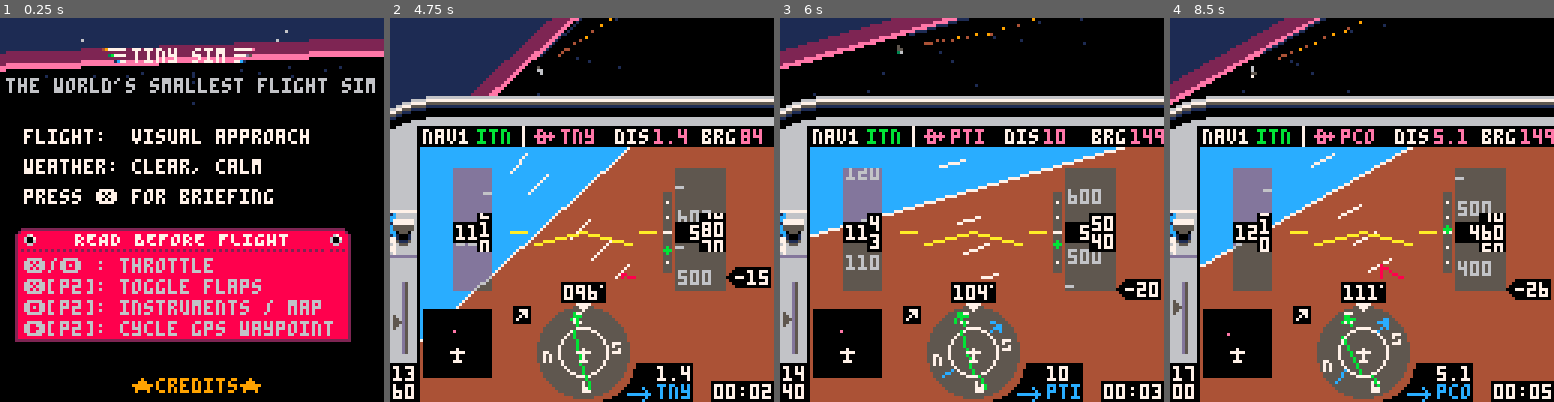
Above: before the commit, frames 1-4 (left to right).
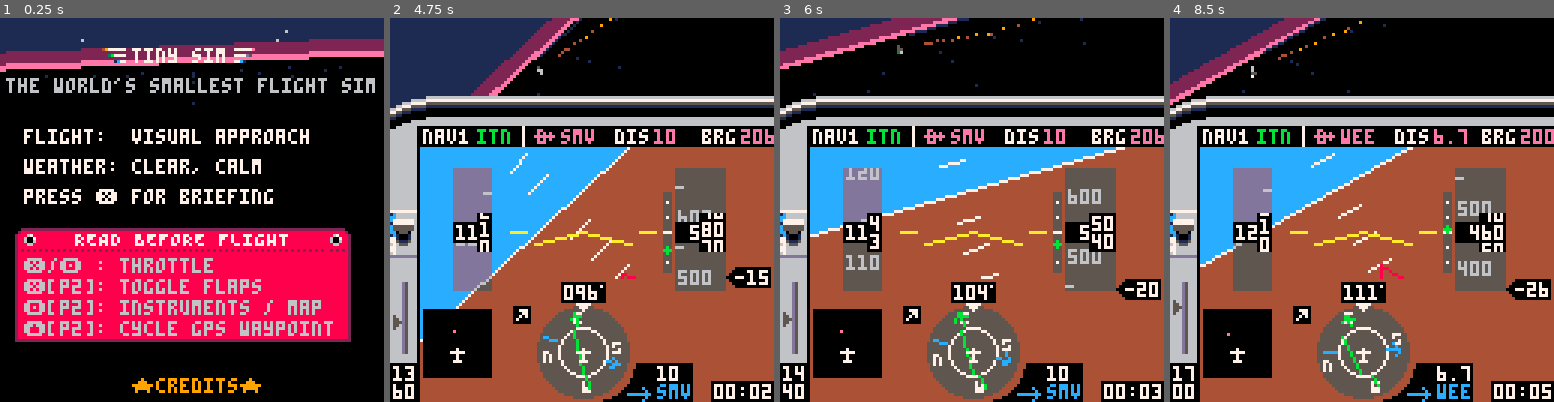
Above: after the commit, the same moments.

Repository: freds72/tiny_sim
Game: PICO-8 cartridge carts/tinysim.p8
Two runs of this game, one before a commit and one after it. Both use one fixed random seed, a clock stepped at 60 frames per second and the inputs below.
Inputs:
- Up to frame 1 (0.25 s): no input
- Up to frame 2 (4.75 s): tap O (Z key) at 0.33, 0.7, 1.43, 2.22, 3.1, 3.98 s; tap X (X key) at 1.07, 2.07, 2.4, 2.73, 3.07, 3.4, 3.73, 4.07, 4.4, 4.73 s; hold Left 1.97-2.37 s; hold P2 Right 1.97-2.37 s; hold Down 2.42-2.82 s; hold P2 Up 2.42-2.82 s; hold Right 2.87-3.53 s; hold P2 Left 2.87-3.53 s; hold Up 3.58-4.08 s; hold P2 Down 3.58-4.08 s; hold Right 4.13-4.53 s; hold P2 Left 4.13-4.53 s; hold Down from 4.58 s (still down); hold P2 Up from 4.58 s (still down)
- Up to frame 3 (6 s): tap O (Z key) at 4.87, 5.75 s; tap X (X key) at 5.07, 5.4, 5.73 s; release Down at 5.08 s; release P2 Up at 5.08 s; hold Left 5.13-5.8 s; hold P2 Right 5.13-5.8 s; hold Up from 5.85 s (still down); hold P2 Down from 5.85 s (still down)
- Up to frame 4 (8.5 s): tap X (X key) every 0.33 s from 6.07 to 8.4 s; release Up at 6.18 s; release P2 Down at 6.18 s; hold Left 6.23-6.63 s; hold P2 Right 6.23-6.63 s; tap O (Z key) at 6.63, 7.52, 8.4 s; hold Down 6.68-7.08 s; hold P2 Up 6.68-7.08 s; hold Right 7.13-7.8 s; hold P2 Left 7.13-7.8 s; hold Up 7.85-8.35 s; hold P2 Down 7.85-8.35 s; hold Right from 8.4 s (still down); hold P2 Left from 8.4 s (still down)

The runs differ from the first frame. In frame 1, less than 0.1% of the frame differs, in the area x 7-11%, y 79-83%; in frame 2, 0.6%, in the area x 39-100%, y 28-100%; in frame 3, 0.6%; in frame 4, 0.6%.

Commit message:
release version

Diff:
--- a/carts/tinysim.p8
+++ b/carts/tinysim.p8
@@ -1,15 +1,14 @@
 pico-8 cartridge // http://www.pico-8.com
 version 16
 __lua__
--- tiny sim 0.90
+-- tiny sim
 -- @yellowbaron, 3d engine @freds72
 -- 3d math portions from threejs
 
 -- json globals
 -- ❎ = x   = 4
--- ❎ = x   = 4
--- ❎ = x   = 4
 -- 🅾️ = z/c = 5
+-- ⬆️
 local _tok={
   ['true']=true,
   ['false']=false}
@@ -106,7 +105,7 @@
   end
 end
 
-local world=json_parse'{"scenarios":[{"name":"visual approac …(5286 unchanged characters)… ts / map",8,94]},{"fn":"print","args":["➡️[p2]: cycle gps waypoint",8,101]}],"gs" …(320 unchanged characters)…
+local world=json_parse'{"scenarios":[{"name":"visual approac …(5286 unchanged characters)… ts / map",8,94]},{"fn":"print","args":["⬆️[p2]: cycle gps waypoint",8,101]}],"gs" …(320 unchanged characters)…
 -- dither pattern 4x4 kernel
 local dither_pat=json_parse'[0xffff.8,0x7fff.8,0x7fdf.8,0x5fdf.8,0x5f5f.8,0x5b5f.8,0x5b5e.8,0x5a5e.8,0x5a5a.8,0x1a5a.8,0x1a4a.8,0x0a4a.8,0x0a0a.8,0x020a.8,0x0208.8,0x0000.8]'
 
@@ -275,7 +274,7 @@
       end
 
       -- cycle gps navigation waypoint
-      if btnp(1,1) then -- right (p2)
+      if btnp(2,1) then -- up (p2)
      		next_dto()
        -- skip non navigable entries
        while not db[dto].nav do
@@ -527,7 +526,7 @@
           ?flr((ias+0.5)/10),z,69
         else
           -- warn: minify bug
-          ?'===',22,69,7
+          ?'---',22,69,7
         end
 
         clip(34,50,8,41)
@@ -1997,92 +1996,92 @@
 0000000000000000000000000000000000000000000000000000000000000000000000000000000000000000000000020000000100000000000000000000000000000000000000000000000000000000000000000000000000000000000000000000000000000000000000000000000000000000000000000000000000000000
 0000000000000000000000000000000000000000000000000000000000000000000000000000000000000000000000000000000000000000000000000000000000000000000000000000000000000000000000000000000000000000000000000000000000000000000000000000000000000000000000000000000000000000
 __map__
-0b0c0d0d0d0d0d0d0d0d0d0d0d0d0d0d0d0d0d0d0d0d0d0d0d0d0d0d0d0d0d0d6c6d3a3a3a3a3a3a3a3a3a3a3a3a3a3a3a3a3a3a3a3a3a3a3a3a3a3a3a3a3a3a3a3a3a3a3a3a3a3a3a3a3a3a3a3a3a2f2f2f102020202020202020202020201a0000000000000000000000000000000000000000000000000000000000000000
-1b4445461d1d54551d4756571d67661d1d1d54551d1d1d071d1d1d05061d1d1d7c7d3a3a3a3a3a3a3a3a3a3a3a3a3a3a3a3a3a3a3a3a3a3a3a3a3a3a3a3a3a3a3a3a3a3a3a3a3a3a3a3a3a3a3a3a3a2f2f2f0a2f2f2f2f2f2f2f2f2f2f2f3f3f3f3f000000000000000000000000000000000000000000000000000000000000
-2b2c2d2d2d2d772d2d2d2d2d2d2d2d2d2d2d772d2d2d2d2d2d2d2d2d2d2d2d2d6e6f3a3a3a3a3a3a3a3a3a3a3a3a3a3a3a3a3a3a3a3a3a3a3a3a3a3a3a3a3a3a3a3a3a3a3a3a3a3a3a3a3a3a3a3a3a2f2f2f0a3f3f3f3f3f3f3f3f3f3f3f3f3f3f3f000000000000000000000000000000000000000000000000000000000000
-2b3c0000000000000000000000000000000000000000000000000000000000007e6f3a3a3a3a3a3a3a3a3a3a3a3a3a3a3a3a3a3a3a3a3a3a3a3a3a3a3a3a3a3a3a3a3a3a3a3a3a3a3a3a3a3a3a3a3a2f2f2f0a3f3f3f3f3f3f3f3f3f3f3f3f3f3f3f000000000000000000000000000000000000000000000000000000000000
-2b3c0000000000000000000000000000000000000000000000000000000000007e6f3a3a3a3a3a3a3a3a3a3a3a3a3a3a3a3a3a3a3a3a3a3a3a3a3a3a3a3a3a3a3a3a3a3a3a3a3a3a3a3a3a3a2f2f2f2f2f2f0a3f3f3f3f3f3f3f3f3f3f3f3f3f3f3f000000000000000000000000000000000000000000000000000000000000
-2b740000000000000000000000000000000000000000000000000000000000007e6f3a3a3a3a3a3a3a3a3a3a3a3a3a3a3a3a3a3a3a3a3a3a3a3a3a3a3a3a3a3a3a3a3a3a3a3a3a3a3a3a3a3a2f2f2f2f2f2f0a3f3f3f3f3f3f3f3f3f3f3f3f3f3f3f000000000000000000000000000000000000000000000000000000000000
-2b750000000000000000000000000000000000000000000000000000000000007e6f3a3a3a3a3a3a3a3a3a3a3a3a3a3a3a3a3a3a3a3a3a3a3a3a3a3a3a3a3a3a3a3a3a3a3a3a3a3a3a3a3a2f2f2f2f2f2f2f0a3f3f3f3f3f3f3f3f3f3f3f3f3f3f3f000000000000000000000000000000000000000000000000000000000000
+0b0c0d0d0d0d0d0d0d0d0d0d0d0d0d0d0d0d0d0d0d0d0d0d0d0d0d0d0d0d0d0d6c6d3a3a3a3a3a3a3a3a3a3a3a3a3a3a3a3a3a3a3a3a3a3a3a3a3a3a3a3a3a3a3a3a3a3a3a3a3a3a3a3a3a3a3a3a3a3a3a3a102020202020202020202020201a0000000000000000000000000000000000000000000000000000000000000000
+1b4445461d1d54551d4756571d67661d1d1d54551d1d1d071d1d1d05061d1d1d7c7d3a3a3a3a3a3a3a3a3a3a3a3a3a3a3a3a3a3a3a3a3a3a3a3a3a3a3a3a3a3a3a3a3a3a3a3a3a3a3a3a3a3a3a3a3a3a3a3a0a2f2f2f2f2f2f2f2f2f2f2f3f3f3f3f000000000000000000000000000000000000000000000000000000000000
+2b2c2d2d2d2d772d2d2d2d2d2d2d2d2d2d2d772d2d2d2d2d2d2d2d2d2d2d2d2d6e6f3a3a3a3a3a3a3a3a3a3a3a3a3a3a3a3a3a3a3a3a3a3a3a3a3a3a3a3a3a3a3a3a3a3a3a3a3a3a3a3a3a3a3a3a3a3a3a3a0a3f3f3f3f3f3f3f3f3f3f3f3f3f3f3f000000000000000000000000000000000000000000000000000000000000
+2b3c0000000000000000000000000000000000000000000000000000000000007e6f3a3a3a3a3a3a3a3a3a3a3a3a3a3a3a3a3a3a3a3a3a3a3a3a3a3a3a3a3a3a3a3a3a3a3a3a3a3a3a3a3a3a3a3a3a3a3a3a0a3f3f3f3f3f3f3f3f3f3f3f3f3f3f3f000000000000000000000000000000000000000000000000000000000000
+2b3c0000000000000000000000000000000000000000000000000000000000007e6f3a3a3a3a3a3a3a3a3a3a3a3a3a3a3a3a3a3a3a3a3a3a3a3a3a3a3a3a3a3a3a3a3a3a3a3a3a3a3a3a3a3a2f2f2f3a3a3a0a3f3f3f3f3f3f3f3f3f3f3f3f3f3f3f000000000000000000000000000000000000000000000000000000000000
+2b740000000000000000000000000000000000000000000000000000000000007e6f3a3a3a3a3a3a3a3a3a3a3a3a3a3a3a3a3a3a3a3a3a3a3a3a3a3a3a3a3a3a3a3a3a3a3a3a3a3a3a3a3a3a2f2f2f2f3a3a0a3f3f3f3f3f3f3f3f3f3f3f3f3f3f3f000000000000000000000000000000000000000000000000000000000000
+2b750000000000000000000000000000000000000000000000000000000000007e6f3a3a3a3a3a3a3a3a3a3a3a3a3a3a3a3a3a3a3a3a3a3a3a3a3a3a3a3a3a3a3a3a3a3a3a3a3a3a3a3a3a2f2f2f2f2f2f3a0a3f3f3f3f3f3f3f3f3f3f3f3f3f3f3f000000000000000000000000000000000000000000000000000000000000
 2b3c00000000000000000000000000000000000000000000000000000000000064653a3a3a3a3a3a3a3a3a3a3a3a3a3a3a3a3a3a3a3a3a3a3a3a3a3a3a3a3a3a3a3a3a3a3a3a3a3a3a3a2f2f2f2f2f2f2f2f0a3f3f3f3f3f3f3f3f3f3f3f3f3f3f3f000000000000000000000000000000000000000000000000000000000000
 2b7600000000000000000000000000000000000000000000000000000000000064653a3a3a3a3a3a3a3a3a3a3a3a3a3a3a3a3a3a3a3a3a3a3a3a3a3a3a3a3a3a3a3a3a3a3a3a3a3a3a3a2f2f2f2f2f2f2f2f0a3f3f3f3f3f3f3f3f3f3f3f3f3f3f3f000000000000000000000000000000000000000000000000000000000000
 2b760000000000000000000000000000000000000000000000000000000000003b3d3a3a3a3a3a3a3a3a3a3a3a3a3a3a3a3a3a3a3a3a3a3a3a3a3a3a3a3a3a3a3a3a3a3a3a3a3a3a3a2f2f2f2f2f2f2f2f2f0a3f3f3f3f3f3f3f3f3f3f3f3f3f3f3f000000000000000000000000000000000000000000000000000000000000
 2b760000000000000000000000000000000000000000000000000000000000003b3d3a3a3a3a3a3a3a3a3a3a3a3a3a3a3a3a3a3a3a3a3a3a3a3a3a3a3a3a3a3a3a3a3a3a3a3a3a3a2f2f2f2f2f2f2f2f2f2f0a3f3f3f3f3f3f3f3f3f3f3f3f3f3f3f000000000000000000000000000000000000000000000000000000000000
-4c4d0000000000000000000000000000000000000000000000000000000000007e6f3a3a3a3a3a3a3a3a3a3a3a3a3a3a3a3a3a3a3a3a3a3a3a3a3a3a3a3a3a3a3a3a3a3a3a3a3a2f2f2f2f2f2f2f2f2f2f2f00000000000000000000000000000000000000000000000000000000000000000000000000000000000000000000
-5c5d0000000000000000000000000000000000000000000000000000000000007e6f3a3a3a3a3a3a3a3a3a3a3a3a3a3a3a3a3a3a3a3a3a3a303a3a3a3a3a3a3a3a3a3a3a3a2f2f2f2f2f2f2f2f2f2f2f2f2f00000000000000000000000000000000000000000000000000000000000000000000000000000000000000000000
-000000000000000000000000000000000000000000000000000000000000000000003a3a3a3a3a3a3a3a3a3a3a3a3a3a3a3a3a3a3a3a3a3a3a3a3a3a3a3a3a3a3a3a3a3a3a2f2f2f2f2f2f2f2f2f2f2f2f2f00000000000000000000000000000000000000000000000000000000000000000000000000000000000000000000
-000000000000000000000000000000000000000000000000000000000000000000003a3a3a3a3a3a3a3a3a3a3a3a3a3a3a3a3a3a3a3a3a3a3a3a333a3a2f3a3a3a3a3a3a3a2f2f2f2f2f2f2f2f2f2f2f2f2f00000000000000000000000000000000000000000000000000000000000000000000000000000000000000000000
-000000000000000000000000000000000000000000000000000000000000000000003a3a3a3a3a3a3a3a3a3a3a3a3a3a3a3a3a3a3a3a3a3a3a3a3a3a2f2f3a3a3a3a3a3a3a2f2f2f2f2f2f2f2f2f2f2f2f2f00000000000000000000000000000000000000000000000000000000000000000000000000000000000000000000
-000000000000000000000000000000000000000000000000000000000000000000003a3a3a3a3a3a3a3a3a3a3a3a3a3a3a3a3a3a3a3a3a3a3a3a3a2f2f2f3a3a3a3a3a3a3a2f2f2f2f2f2f2f2f2f2f2f2f2f00000000000000000000000000000000000000000000000000000000000000000000000000000000000000000000
-000000000000000000000000000000000000000000000000000000000000000000003a3a3a3a3a3a3a3a3a3a3a3a3a303030303a3a3a3a3a3a2f2f2f2f2f3a3a3a3a3a3a3a2f2f2f2f2f2f2f2f2f2f2f2f2f00000000000000000000000000000000000000000000000000000000000000000000000000000000000000000000
-000000000000000000000000000000000000000000000000000000000000000000003a3a3a3a3a3a3a3a3a3a3a303031313130303a3a3a2f2f2f2f2f2f2f3a3a3a3a3a3a3a3a2f2f2f2f2f2f2f2f2f2f2f2f00000000000000000000000000000000000000000000000000000000000000000000000000000000000000000000
-000000000000000000000000000000000000000000000000000000000000000000003a3a3a3a3a3a3a3a3a3a30303031323231303a3a2f2f2f2f2f2f2f2f2f3a3a3a3a3a3a3a2f2f2f2f2f2f2f2f2f2f2f2f00000000000000000000000000000000000000000000000000000000000000000000000000000000000000000000
-000000000000000000000000000000000000000000000000000000000000000000003a3a3a3a3a3a3a3a3a3a30303031313131303a3a2f2f2f2f2f2f2f2f2f2f3a3a3a3a3a3a3a2f2f2f2f2f2f2f2f2f2f2f00000000000000000000000000000000000000000000000000000000000000000000000000000000000000000000
-000000000000000000000000000000000000000000000000000000000000000000003a3a3a3a3a3a3a3a3a3a3a30303031303a3a3a2f2f2f2f2f2f2f2f2f2f2f3a3a3a3a3a3a3a3a2f2f2f2f2f2f2f2f2f2f00000000000000000000000000000000000000000000000000000000000000000000000000000000000000000000
-000000000000000000000000000000000000000000000000000000000000000000003a3a3a3a3a3a3a3a3a3a3a3a3a30303a3a3a3a3a2f2f2f2f2f2f3a2f2f2f3a3a3a3a3a3a3a3a3a2f2f2f2f2f2f2f2f2f00000000000000000000000000000000000000000000000000000000000000000000000000000000000000000000
-000000000000000000000000000000000000000000000000000000000000000000003a3a3a3a3a3a3a3a3a3a3a3a3a3a303a3a3a3a3a2f2f2f2f2f2f2f2f2f2f3a3a3a3a3a3a3a3a3a2f2f2f2f2f2f2f2f2f00000000000000000000000000000000000000000000000000000000000000000000000000000000000000000000
-000000000000000000000000000000000000000000000000000000000000000000003a3a3a3a3a3a3a3a3a3a3a3a3a3a3a3a3a3a3a3a3a2f2f2f2f2f2f2f2f2f3a3a3a3a3a3a3a3a3a2f2f2f2f2f2f2f2f2f00000000000000000000000000000000000000000000000000000000000000000000000000000000000000000000
-000000000000000000000000000000000000000000000000000000000000000000003a3a3a3a3a3a3a3a3a3a3a3a3a3a3a3a3a3a3a3a3a2f2f2f2f2f2f2f2f2f3a3a3a3a3a3a3a3a3a2f2f2f2f3a3a2f2f2f00000000000000000000000000000000000000000000000000000000000000000000000000000000000000000000
-000000000000000000000000000000000000000000000000000000000000000000003a3a3a3a3a3a3a3a3a3a3a3a3a3a3a3a3a3a3a3a3a3a2f2f2f2f2f2f2f2f3a3a3a3a3a3a3a3a3a2f2f2f2f3a3a3a2f2f00000000000000000000000000000000000000000000000000000000000000000000000000000000000000000000
-000000000000000000000000000000000000000000000000000000000000000000003a3a3a3a3a3a3a3a3a3a3a3a3a3a3a3a3a3a3a3a3a3a2f2f2f2f2f2f2f2f3a3a3a3a3a3a3a3a3a2f2f2f2f3a3a3a2f2f00000000000000000000000000000000000000000000000000000000000000000000000000000000000000000000
-000000000000000000000000000000000000000000000000000000000000000000003a3a3a3a3a3a3a3a3a3a3a3a3a3a3a3a3a3a3a3a3a3a3a3a3a3a3a3a3a3a3a3a3a3a3a3a3a3a3a3a2f2f2f3a3a3a2f2f00000000000000000000000000000000000000000000000000000000000000000000000000000000000000000000
-000000000000000000000000000000000000000000000000000000000000000000003a3a3a3a3a3a3a3a3a3a3a3a3a3a3a3a3a3a3a3a3a3a3a3a3a3a3a3a3a3a3a3a3a3a3a3a3a3a3a3a2f2f2f2f2f2f2f2f00000000000000000000000000000000000000000000000000000000000000000000000000000000000000000000
-000000000000000000000000000000000000000000000000000000000000000000003a3a3a3a3a3a3a3a3a3a3a3a3a3a3a3a3a3a3a3a3a3a3a3a3a3a3a3a3a3a3a3a3a3a3a3a3a3a3a3a2f2f2f2f2f2f2f2f00000000000000000000000000000000000000000000000000000000000000000000000000000000000000000000
-000000000000000000000000000000000000000000000000000000000000000000003a3a3a3a3a3a3a3a3a3a3a3a3a3a3a3a3a3a3a3a3a3a3a3a3a3a3a3a3a3a3a3a3a3a3a3a3a3a3a3a2f2f2f2f2f2f2f2f00000000000000000000000000000000000000000000000000000000000000000000000000000000000000000000
-…(57 lines of a section not shown)…
+4c4d0000000000000000000000000000000000000000000000000000000000007e6f3a3a3a3a3a3a3a3a3a3a3a3a3a3a3a3a3a3a3a3a3a3a3a3a3a3a3a3a3a3a2f2f3a3a3a3a2f2f2f2f2f2f2f2f2f2f2f2f00000000000000000000000000000000000000000000000000000000000000000000000000000000000000000000
+5c5d0000000000000000000000000000000000000000000000000000000000007e6f3a3a3a3a3a3a3a3a3a3a3a3a3a3a3a3a3a3a3a3a3a3a3a3a3a3a3a3a3a2f2f2f2f3a3a3a3a2f2f2f2f2f2f2f2f2f2f2f00000000000000000000000000000000000000000000000000000000000000000000000000000000000000000000
+000000000000000000000000000000000000000000000000000000000000000000003a3a3a3a3a3a3a3a3a3a3a3a3a3a3a3a3a3a3a3a3a3a3a3a3a3a3a3a2f2f2f2f2f2f3a3a3a3a2f2f2f2f2f2f2f2f2f2f00000000000000000000000000000000000000000000000000000000000000000000000000000000000000000000
+000000000000000000000000000000000000000000000000000000000000000000003a3a3a3a3a3a3a3a3a3a3a3a3a3a3a3a3a3a3a3a3a3a3a3a333a3a2f2f2f2f2f2f2f3a2f3a3a2f2f2f2f2f2f2f2f2f2f00000000000000000000000000000000000000000000000000000000000000000000000000000000000000000000
+000000000000000000000000000000000000000000000000000000000000000000003a3a3a3a3a3a3a3a3a3a3a3a3a3a3a3a3a3a3a3a3a3a3a3a3a3a3a2f2f2f2f2f2f2f2f3a2f2f2f2f2f2f2f2f2f2f2f2f00000000000000000000000000000000000000000000000000000000000000000000000000000000000000000000
+000000000000000000000000000000000000000000000000000000000000000000003a3a3a3a3a3a3a3a3a3a3a3a3a3a3a3a3a3a3a3a3a3a3a3a3a2f2f2f2f2f2f2f2f2f2f2f2f2f2f2f2f2f2f2f2f2f2f2f00000000000000000000000000000000000000000000000000000000000000000000000000000000000000000000
+000000000000000000000000000000000000000000000000000000000000000000003a3a3a3a3a3a3a3a3a3a3a3a303030303a3a3a3a3a3a3a3a2f2f2f2f2f2f2f2f2f2f2f2f2f2f2f2f2f2f2f2f2f2f2f2f00000000000000000000000000000000000000000000000000000000000000000000000000000000000000000000
+000000000000000000000000000000000000000000000000000000000000000000003a3a3a3a3a3a3a3a3a3a303031313130303a3a3a3a3a3a2f2f2f2f2f2f2f2f2f2f2f2f2f2f2f2f2f2f2f2f2f2f2f2f2f00000000000000000000000000000000000000000000000000000000000000000000000000000000000000000000
+000000000000000000000000000000000000000000000000000000000000000000003a3a3a3a3a3a3a3a3a30303031323231303a3a3a3a2f2f2f2f2f2f2f2f2f2f2f2f2f2f2f2f2f2f2f2f2f2f2f2f2f2f2f00000000000000000000000000000000000000000000000000000000000000000000000000000000000000000000
+000000000000000000000000000000000000000000000000000000000000000000003a3a3a3a3a3a3a3a3a30303031313131303a3a3a2f2f2f2f2f2f2f2f2f2f2f2f2f2f2f2f2f2f2f2f2f2f2f2f2f2f2f2f00000000000000000000000000000000000000000000000000000000000000000000000000000000000000000000
+000000000000000000000000000000000000000000000000000000000000000000003a3a3a3a3a3a3a3a3a3a30303031303a3a3a3a2f2f2f2f2f2f3a3a2f2f2f2f2f2f2f2f2f2f2f2f2f2f2f2f2f2f2f2f2f00000000000000000000000000000000000000000000000000000000000000000000000000000000000000000000
+000000000000000000000000000000000000000000000000000000000000000000003a3a3a3a3a3a3a3a3a3a3a3a30303a3a3a3a3a2f2f2f2f2f2f3a3a3a2f2f2f2f2f2f2f2f2f2f2f2f2f2f2f2f2f2f2f2f00000000000000000000000000000000000000000000000000000000000000000000000000000000000000000000
+000000000000000000000000000000000000000000000000000000000000000000003a3a3a3a3a3a3a3a3a3a3a3a3a303a3a3a3a3a2f2f2f2f2f2f2f2f2f2f2f2f2f2f2f2f2f2f2f2f2f2f2f2f2f2f2f2f2f00000000000000000000000000000000000000000000000000000000000000000000000000000000000000000000
+000000000000000000000000000000000000000000000000000000000000000000003a3a3a3a3a3a3a3a3a3a3a3a3a3a3a3a3a3a3a3a2f2f2f2f2f2f2f2f2f2f2f2f2f2f2f2f2f2f2f2f2f2f2f2f2f2f2f2f00000000000000000000000000000000000000000000000000000000000000000000000000000000000000000000
+000000000000000000000000000000000000000000000000000000000000000000003a3a3a3a3a3a3a3a3a3a3a3a3a3a3a3a3a3a3a3a3a2f2f2f2f2f2f2f2f2f2f2f2f2f2f2f2f2f2f2f2f2f2f2f2f2f2f2f00000000000000000000000000000000000000000000000000000000000000000000000000000000000000000000
+000000000000000000000000000000000000000000000000000000000000000000003a3a3a3a3a3a3a3a3a3a3a3a3a3a3a3a3a3a3a3a3a2f2f2f2f2f2f2f2f2f2f2f2f2f2f2f2f2f2f2f2f2f2f2f2f2f2f2f00000000000000000000000000000000000000000000000000000000000000000000000000000000000000000000
+000000000000000000000000000000000000000000000000000000000000000000003a3a3a3a3a3a3a3a3a3a3a3a3a3a3a3a3a3a3a3a3a2f2f2f2f2f2f2f2f2f2f2f2f2f2f2f2f2f2f2f2f2f2f2f2f2f2f2f00000000000000000000000000000000000000000000000000000000000000000000000000000000000000000000
+000000000000000000000000000000000000000000000000000000000000000000003a3a3a3a3a3a3a3a3a3a3a3a3a3a3a3a3a3a3a3a3a3a2f2f2f2f2f2f2f2f2f2f2f2f2f2f2f2f2f2f2f2f2f2f2f2f2f2f00000000000000000000000000000000000000000000000000000000000000000000000000000000000000000000
+000000000000000000000000000000000000000000000000000000000000000000003a3a3a3a3a3a3a3a3a3a3a3a3a3a3a3a3a3a3a3a3a3a2f2f2f2f2f2f2f2f2f2f2f2f2f2f2f2f2f2f2f2f2f2f2f2f2f2f00000000000000000000000000000000000000000000000000000000000000000000000000000000000000000000
+000000000000000000000000000000000000000000000000000000000000000000003a3a3a3a3a3a3a3a3a3a3a3a3a3a3a3a3a3a3a3a3a3a3a2f2f2f2f2f2f2f2f2f2f2f2f2f2f2f2f2f2f2f2f2f2f2f2f2f00000000000000000000000000000000000000000000000000000000000000000000000000000000000000000000
+000000000000000000000000000000000000000000000000000000000000000000003a3a3a3a3a3a3a3a3a3a3a3a3a3a3a3a3a3a3a3a3a3a3a2f2f2f2f2f2f2f2f2f2f2f2f2f2f2f2f2f2f2f2f2f2f2f2f2f00000000000000000000000000000000000000000000000000000000000000000000000000000000000000000000
+…(57 lines of a section not shown)…
Not shown, changed: carts/world.json
